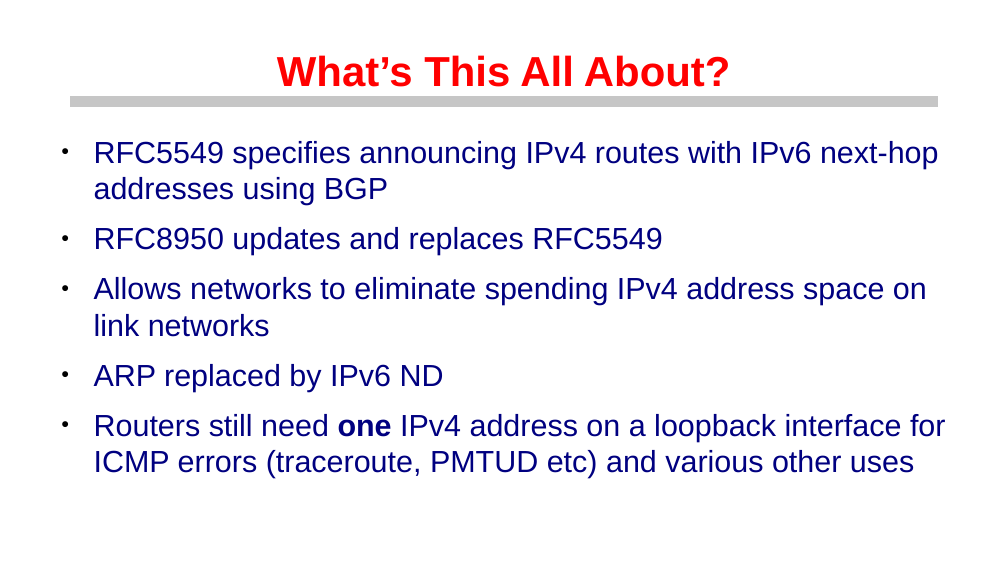
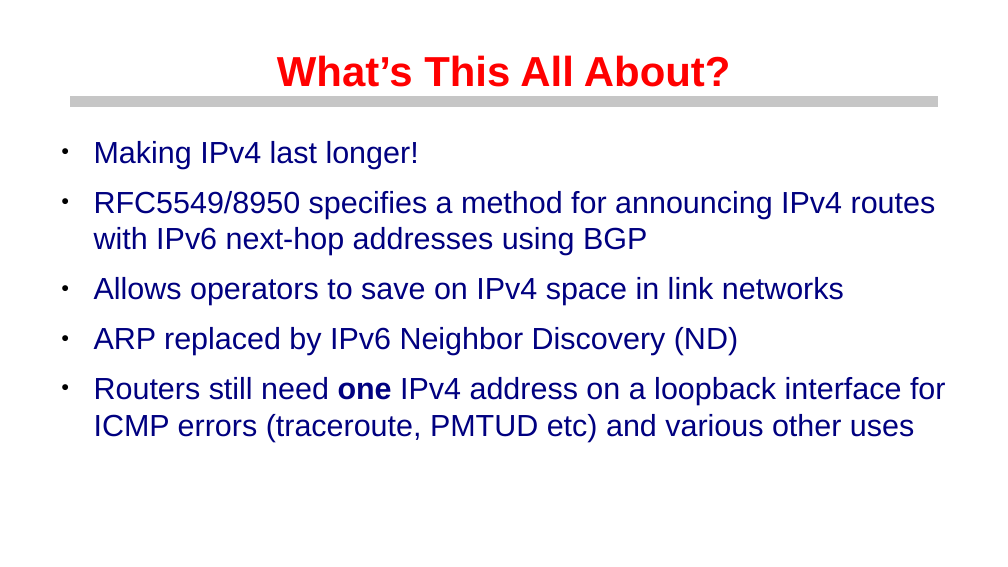
Before and after one commit to euro-ix/rfc8950-ixp, a slide deck: slide 2 of presentations/ipv6-only-ixps.odp. Drawn at 1008x567 pixels with LibreOffice and Linux fonts; fonts in the diff are those of the drawing; background and template pictures are left out. Boxes give left, top, right and bottom in pixels: in the first picture for what was removed or moved away, otherwise in the second. Text is boxed around its words. In the diff, an @@ line names an element or a change of style, - is before the commit and + after.

```diff
--- a/presentations/ipv6-only-ixps.odp
+++ b/presentations/ipv6-only-ixps.odp
@@ text at (94, 141, 936, 355): text changed @@
-● RFC5549 specifies announcing IPv4 routes with IPv6 next-hop addresses using BGP
-● RFC8950 updates and replaces RFC5549
-● Allows networks to eliminate spending IPv4 address space on link networks
-● ARP replaced by IPv6 ND
+● Making IPv4 last longer!
+● RFC5549/8950 specifies a method for announcing IPv4 routes with IPv6 next-hop addresses using BGP
+● Allows operators to save on IPv4 space in link networks
+● ARP replaced by IPv6 Neighbor Discovery (ND)
```
Also in this commit, not shown: 5 other slides changed, 1 other file.
